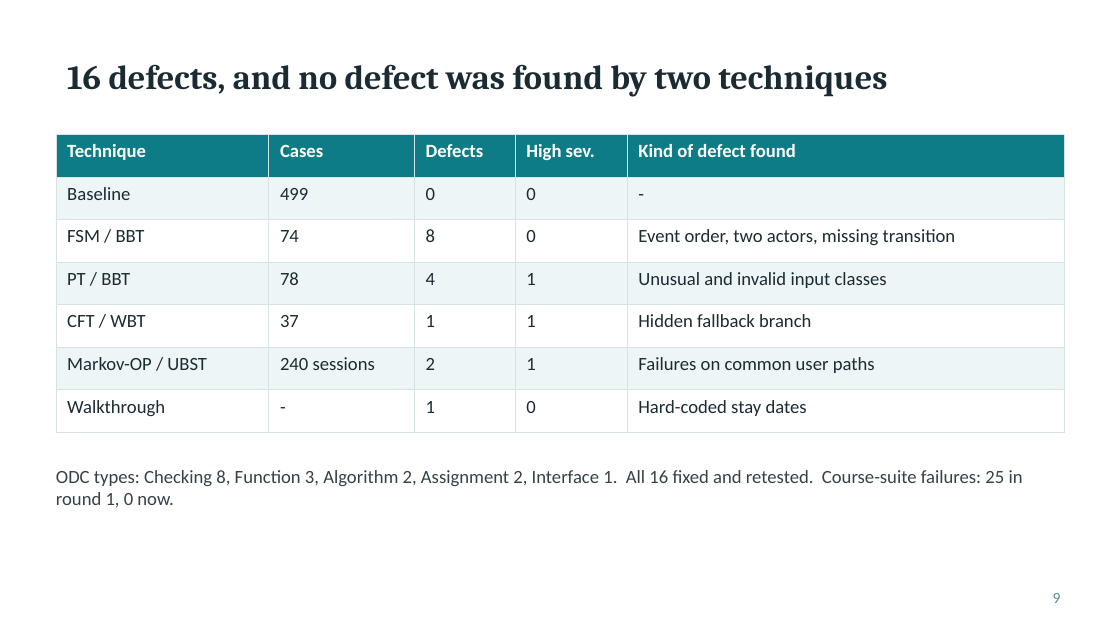
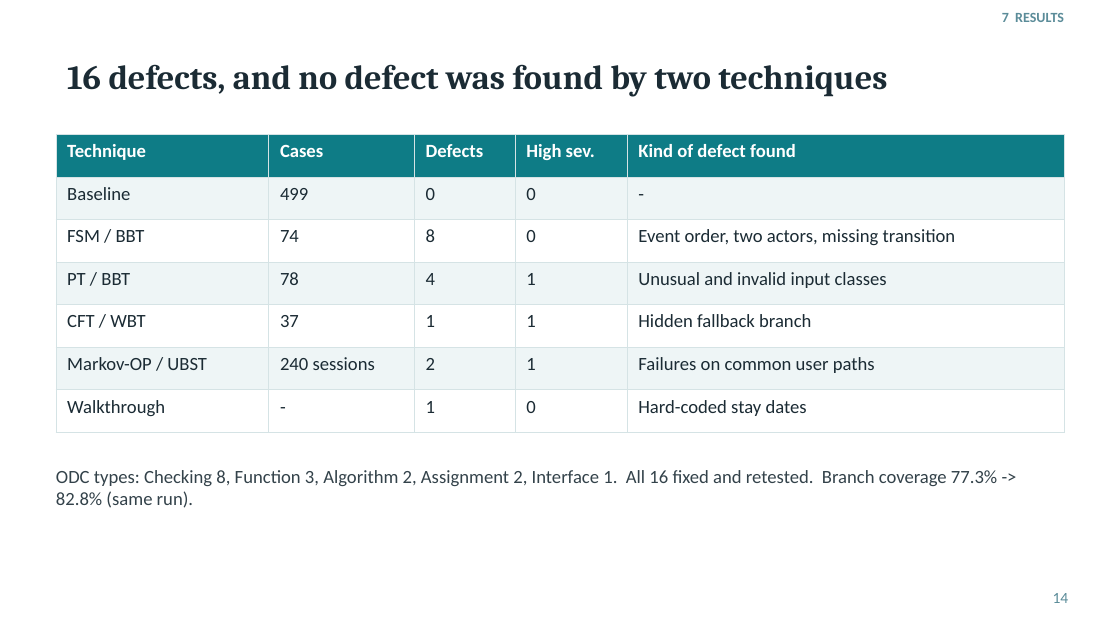
Before and after one commit to JaydenManyrath/Perch, a slide deck: slide 14 of docs/testing/demo/Perch_Testing_Demo.pptx (slide 9 before the commit). Drawn at 1120x630 pixels with LibreOffice and Linux fonts; fonts in the diff are those of the drawing. Boxes give left, top, right and bottom in pixels: in the first picture for what was removed or moved away, otherwise in the second. Text is boxed around its words. In the diff, an @@ line names an element or a change of style, - is before the commit and + after.

```diff
--- a/docs/testing/demo/Perch_Testing_Demo.pptx
+++ b/docs/testing/demo/Perch_Testing_Demo.pptx
@@ text added at [1002,13,1064,22], 9 pt, text #5B8C99, bold @@
+7 RESULTS
@@ text at [56,470,997,508]: text changed @@
-ODC types: Checking 8, Function 3, Algorithm 2, Assignment 2, Interface 1. All 16 fixed and retested. Course-suite failures: 25 in round 1, 0 now.
+ODC types: Checking 8, Function 3, Algorithm 2, Assignment 2, Interface 1. All 16 fixed and retested. Branch coverage 77.3% -> 82.8% (same run).
@@ page number at [1053,593,1069,603]: text changed @@
-9
+14
```
Also in this commit, not shown: 5 other slides changed, 8 slides added, 3 slides removed, 13 other files.
